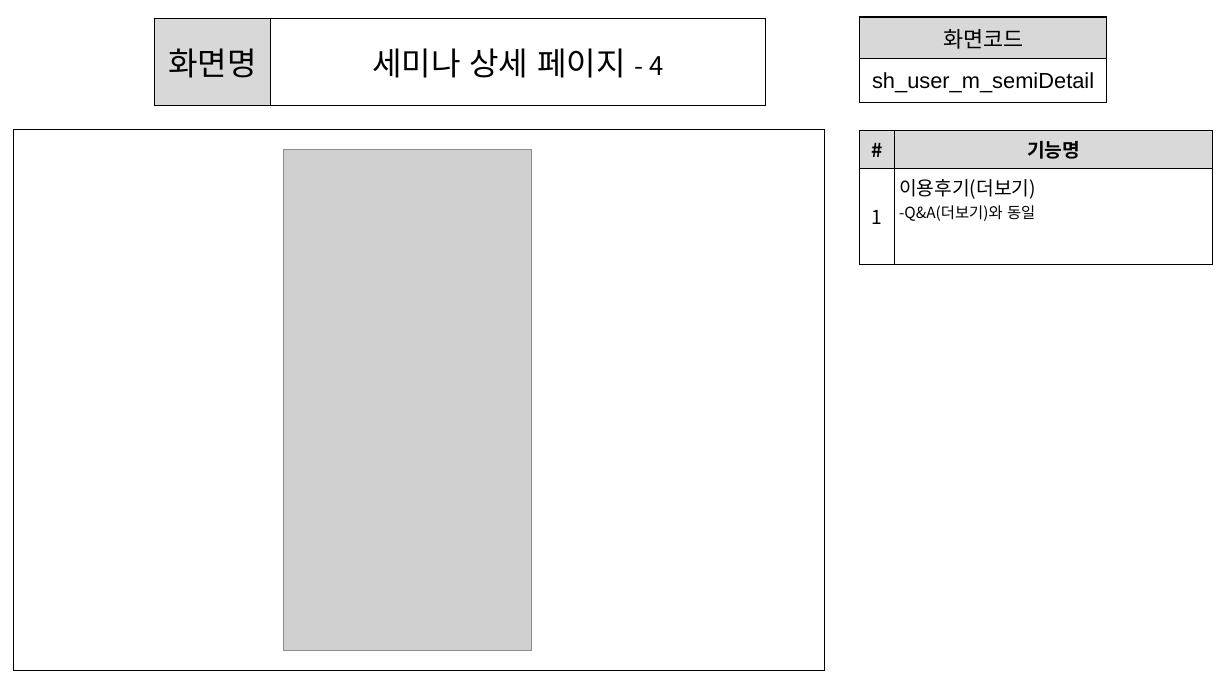
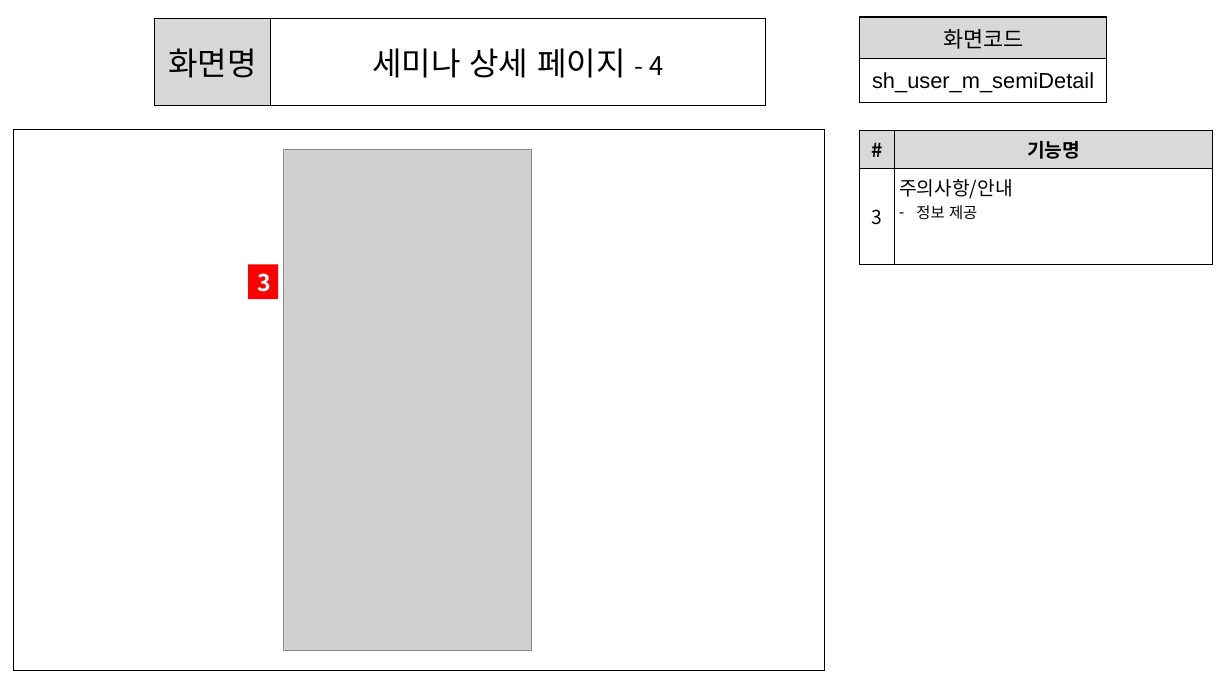
Before and after one commit to ezenteam2/e-Zone, a slide deck: slide 13 of 0 발표용 파워포인트/0403 1차발표/0403 project05 - 파워포인트 - 서희.pptx. Drawn at 1232x693 pixels with LibreOffice and Linux fonts; fonts in the diff are those of the drawing; grey boxes stand for pictures. Boxes give left, top, right and bottom in pixels: in the first picture for what was removed or moved away, otherwise in the second. Text is boxed around its words. In the diff, an @@ line names an element or a change of style, - is before the commit and + after.

```diff
--- a/0 발표용 파워포인트/0403 1차발표/0403 project05 - 파워포인트 - 서희.pptx
+++ b/0 발표용 파워포인트/0403 1차발표/0403 project05 - 파워포인트 - 서희.pptx
@@ table at (x1=860, y1=130, x2=1213, y2=264) @@
-row 2, column 1: 1
+row 2, column 1: 3
-row 2, column 2: 이용후기(더보기) / -Q&A(더보기)와 동일
+row 2, column 2: 주의사항/안내 / 정보 제공
@@ rectangle added at (x1=249, y1=264, x2=278, y2=299), fill #FF0000, 18 pt, text #FFFFFF, bold @@
+3
```
Also in this commit, not shown: 28 other slides changed, 1 other file.
